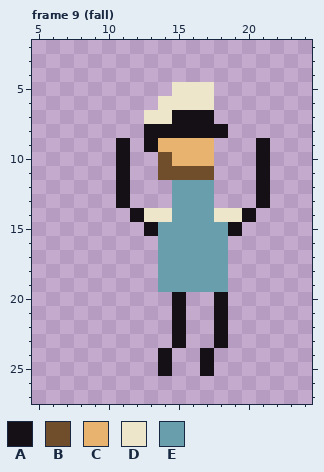
Two versions of one pixel-art file, Assets/Art/raw/sailor.aseprite. The first picture shows the starting point.
32x32 pixels, 9 frames. Colours within 5 levels of each other are drawn and written as one. Shown: frame 9 (fall): x 5..24, y 2..27. The commit also changed other frames, which this record leaves out.
Palette (. is transparent): A #151015  B #704d2b  C #e8b26f  D #ede6cb  E #699fad
Pixels before, frame 9 (fall), first column x 11:
 5 ....DDD....
 6 ...DDDD....
 7 ..DDAAA....
 8 ..AAAAAA...
 9 A.ACCCC...A
10 A..BCCC...A
11 A..BBBB...A
12 A...EEE...A
13 A...EEE...A
14 .ADDEEEDDA.
15 ..AEEEEEA..
16 ...EEEEE...
17 ...EEEEE...
18 ...EEEEE...
19 ...EEEEE...
20 ....A..A...
21 ....A..A...
22 ....A..A...
23 ....A..A...
24 ...A..A....
25 ...A..A....
The result:
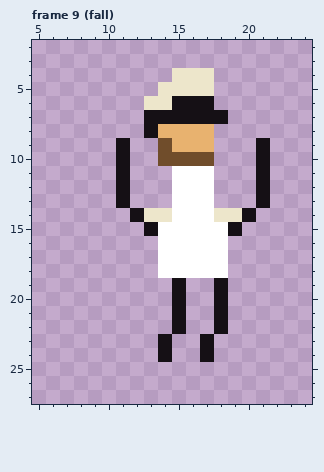
Commit: Add shirt layer to sailor
Diff:
layer "Base" added
layer "shirt" added
layer "Layer 1" removed
colour E: #699fad -> #ffffff
Frame 9 (fall):
y 4: x 15..17 ... -> DDD
y 5: x 14 . -> D
y 6: x 13 . -> D; x 15..17 DDD -> AAA
y 7: x 13..14 DD -> AA; x 18 . -> A
y 8: x 14..18 AAAAA -> CCCC.
y 9: x 13..14 AC -> .B
y 10: x 15..17 CCC -> BBB
y 11: x 14..17 BBBB -> .EEE
y 19: x 14..18 EEEEE -> .A..A
y 23: x 14..15 .A -> A.; x 17..18 .A -> A.
y 25: x 14 A -> .; x 17 A -> .
Changed places in both pictures, as pixel boxes (x1, y1, x2, y2):
changed: (144, 68, 228, 292)
changed: (158, 334, 228, 376)
